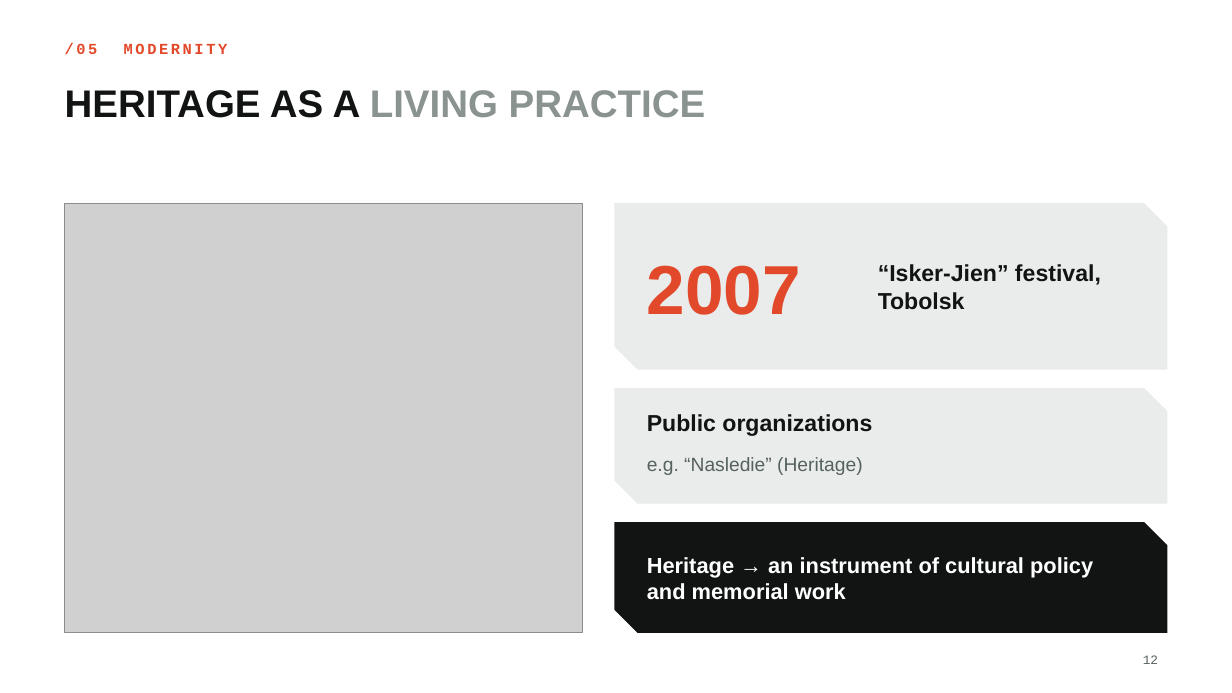
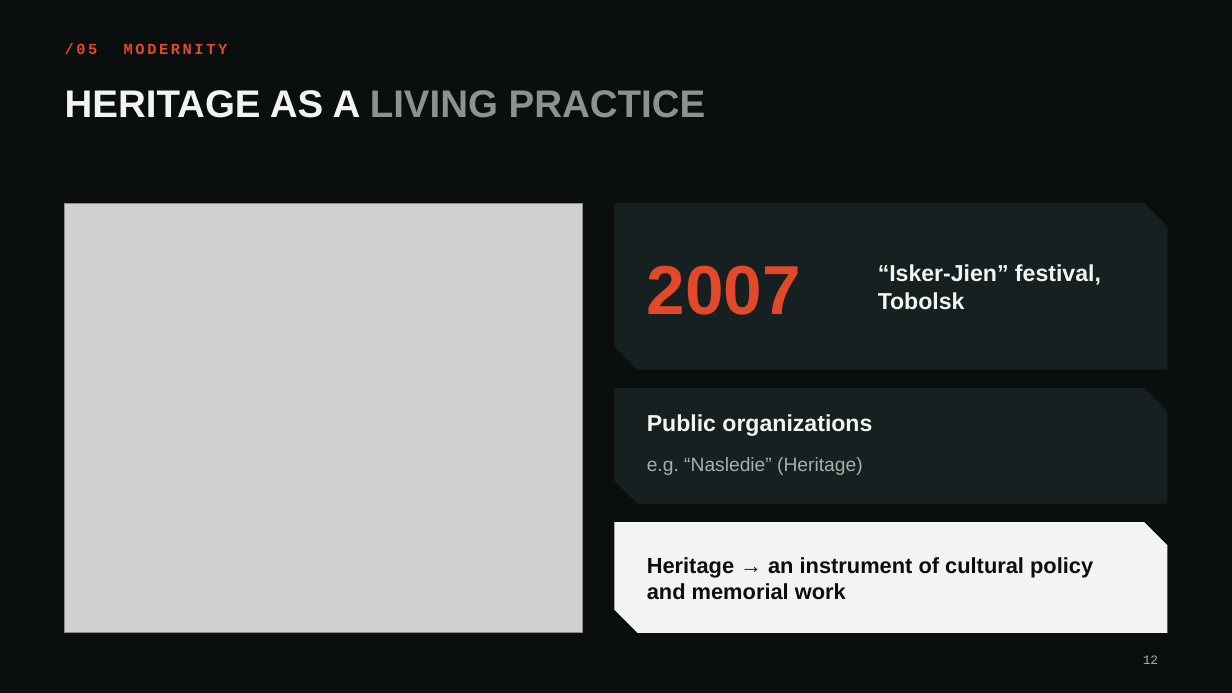
Before and after one commit to sgfsd/trading-bot, a slide deck: slide 12 of presentation/Siberian_Tatars_EN.pptx. Drawn at 1232x693 pixels with LibreOffice and Linux fonts; fonts in the diff are those of the drawing; grey boxes stand for pictures; background and template pictures are left out. Boxes give left, top, right and bottom in pixels: in the first picture for what was removed or moved away, otherwise in the second. Text is boxed around its words. In the diff, an @@ line names an element or a change of style, - is before the commit and + after.

```diff
--- a/presentation/Siberian_Tatars_EN.pptx
+++ b/presentation/Siberian_Tatars_EN.pptx
@@ background #FFFFFF to picture (left out) @@
@@ title "HERITAGE AS A LIVING PRACTICE" at box(65, 90, 706, 118): text colour #111413 to #F2F4F3 in "HERITAGE AS A" @@
@@ freeform shape at box(615, 203, 1167, 370): fill #E9ECEB to #172020 @@
@@ text "“Isker-Jien” festival, Tobolsk" at box(878, 264, 1101, 310): text colour #111413 to #F2F4F3 @@
@@ freeform shape at box(615, 388, 1167, 504): fill #E9ECEB to #172020 @@
@@ text "Public organizations" at box(647, 414, 872, 436): text colour #111413 to #F2F4F3 @@
@@ text "e.g. “Nasledie” (Heritage)" at box(647, 457, 862, 475): text colour #566260 to #A5AFAC @@
@@ freeform shape at box(615, 522, 1167, 633): fill #111413 to #F2F4F3 @@
@@ text "Heritage → an instrument of ..." at box(647, 557, 1093, 600): text colour #FFFFFF to #0A0E0E @@
@@ page number at box(1143, 655, 1158, 664): text colour #566260 to #A5AFAC @@
```
Also in this commit, not shown: 12 other slides changed, 1 other file.
